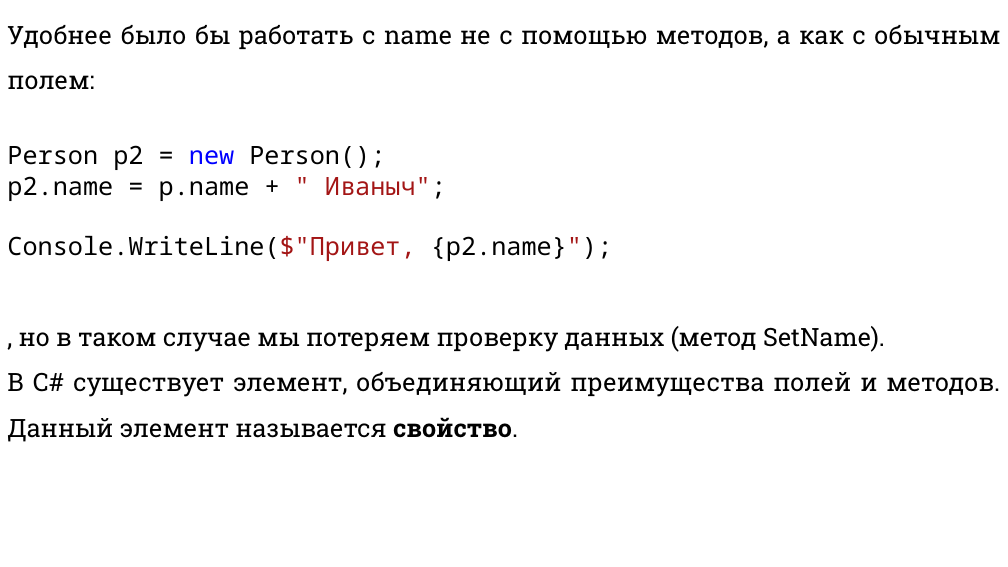
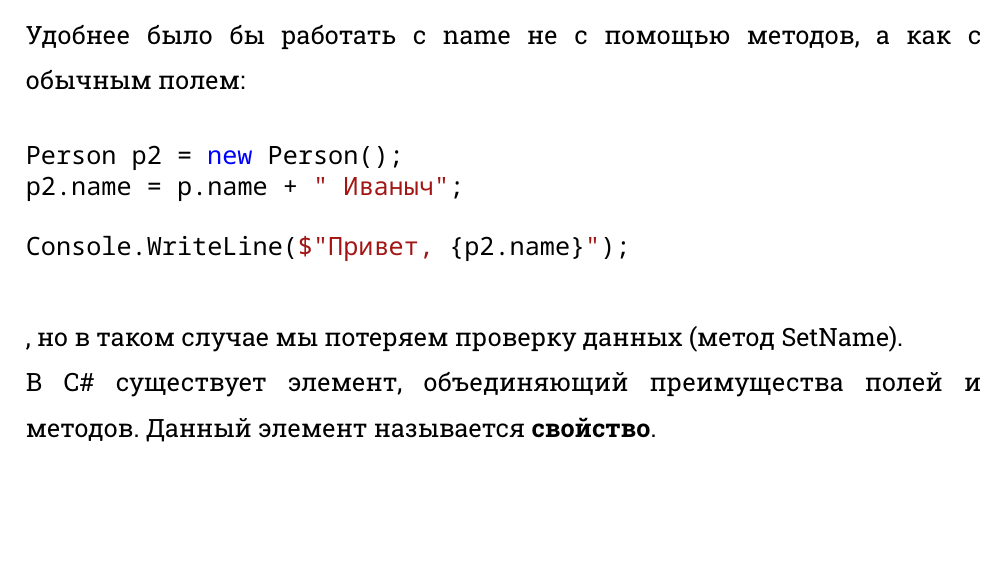
Before and after one commit to DaniilKlyukin/ITiP-2, a slide deck: slide 23 of Лекции/ИТиП 2 лек 1.pptx. Drawn at 1008x567 pixels with LibreOffice and Linux fonts; fonts in the diff are those of the drawing. Boxes give left, top, right and bottom in pixels: in the first picture for what was removed or moved away, otherwise in the second. Text is boxed around its words. In the diff, an @@ line names an element or a change of style, - is before the commit and + after.

```diff
--- a/Лекции/ИТиП 2 лек 1.pptx
+++ b/Лекции/ИТиП 2 лек 1.pptx
@@ text "Удобнее было бы работать с ..." rewrapped from [7, 25, 1000, 442] to [26, 25, 982, 442] @@
```
Also in this commit, not shown: 5 other slides changed, 7 slides removed, 3 other files.
